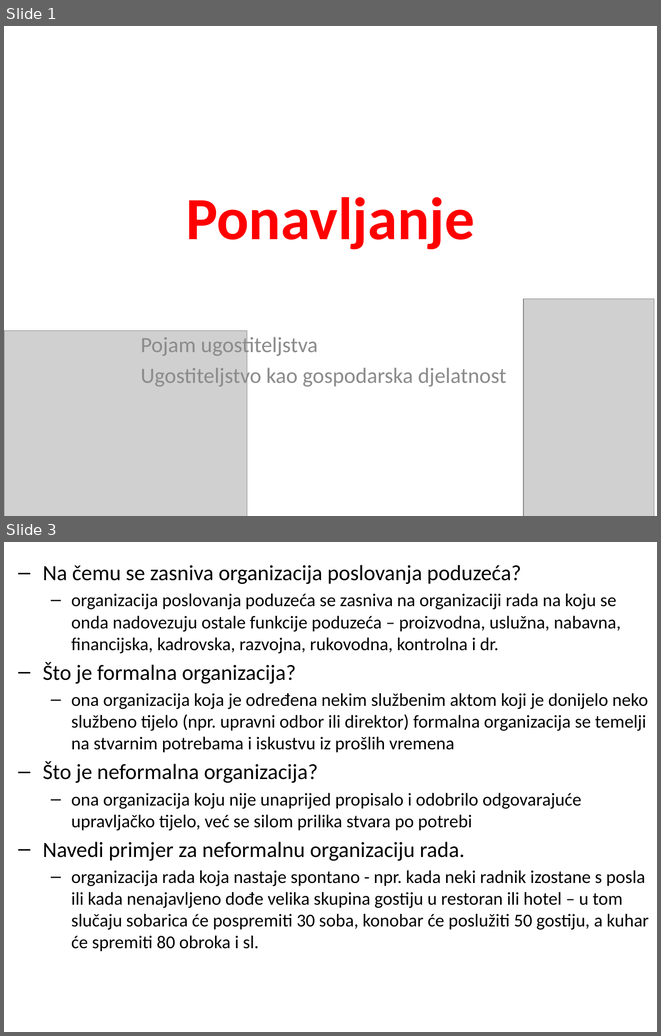
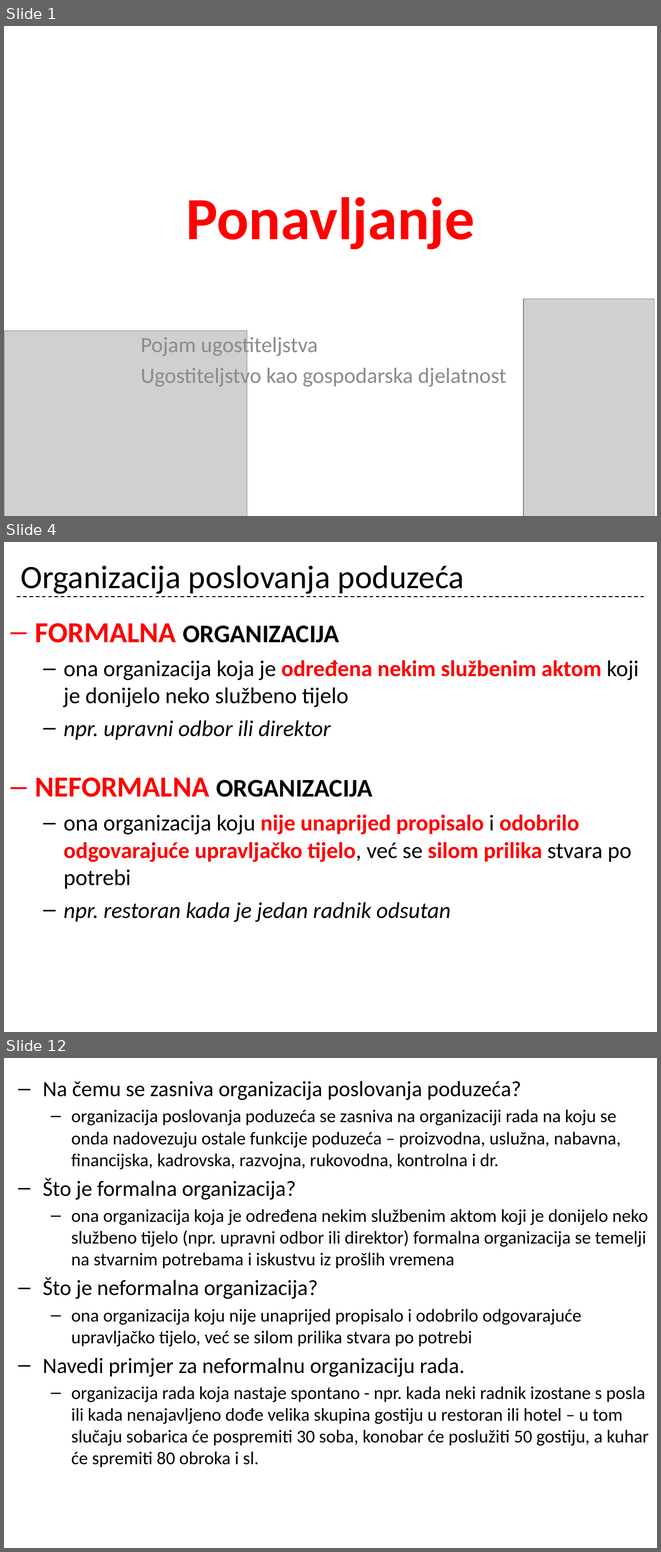
Before and after one commit to cornx/print, a slide deck: data/organizacija/001_uvod_i_ug_kao_gosp_djelatnost_ponavljanje.pptx. Shown one above the other, each under a label of ours: slides 1 and 3 before the commit, slides 1, 4 and 12 after it; the slides between them are not shown. The pictures are 661x1036 and 661x1552 pixels, drawn with LibreOffice and Linux fonts; fonts in the diff are those of the drawing; grey boxes stand for pictures. Boxes give left, top, right and bottom in pixels: in the first picture for what was removed or moved away, otherwise in the second. Text is boxed around its words. In the diff, an @@ line names an element or a change of style, - is before the commit and + after.

```diff
--- a/data/organizacija/001_uvod_i_ug_kao_gosp_djelatnost_ponavljanje.pptx
+++ b/data/organizacija/001_uvod_i_ug_kao_gosp_djelatnost_ponavljanje.pptx
@@ slide 4 added at bbox=[4, 542, 657, 1032], background #FFFFFF @@
@@ title added at bbox=[21, 565, 464, 594], 36 pt, text #000000 @@
+Organizacija poslovanja poduzeća
@@ line added from (17, 597) to (644, 597), #000000 1 pt dashed @@
@@ text added at bbox=[35, 623, 638, 922], 25 pt, text #000000 @@
+– FORMALNA ORGANIZACIJA
+  – ona organizacija koja je određena nekim službenim aktom koji je donijelo neko službeno tijelo
+  – npr. upravni odbor ili direktor
+– NEFORMALNA ORGANIZACIJA
+  – ona organizacija koju nije unaprijed propisalo i odobrilo odgovarajuće upravljačko tijelo, već se silom prilika stvara po potrebi
+  – npr. restoran kada je jedan radnik odsutan
@@ what was slide 3 is now slide 12 @@
```
Also in this commit, not shown: 1 slide changed, 8 other slides added.
